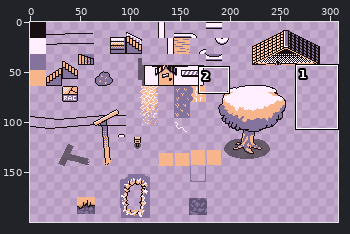
Pixel-art file -- art/world_art.aseprite. Above: a wide view before the commit, with the close-up outlined.
Close-up. Before:
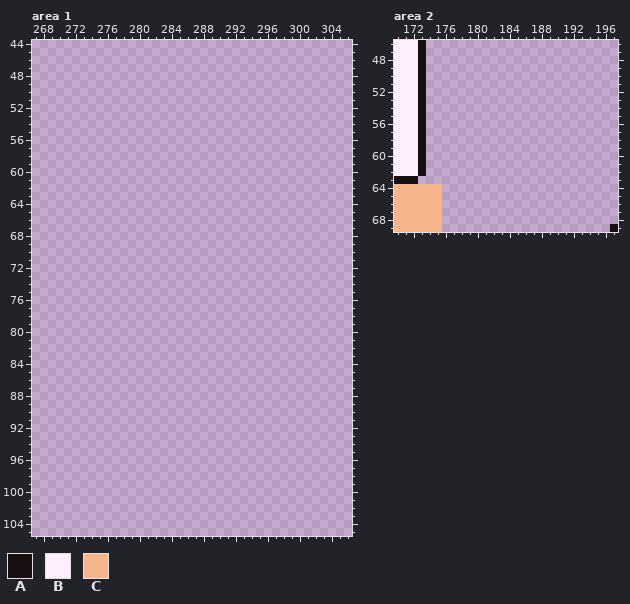
320x208 pixels, 1 frame. Colours within 5 levels of each other are drawn and written as one. Shown: area 1: x 267..306, y 44..105; area 2: x 170..197, y 46..69. The wide view leaves out empty margins. The commit also changed other parts of the picture, which this record leaves out.
Visible layers, top first: "Power pole", "Tree top", "Paths", "Water Overlay", "Flattened", "Shadows" opacity 52%.
Palette (. is transparent): A #181010  B #ffefff  C #f7b58c
Pixels before, area 1 (only the part around the change), first column x 267:
 44 ........................................
 45 ........................................
 46 ........................................
 47 ........................................
 48 ........................................
 49 ........................................
 50 ........................................
 51 ........................................
 52 ........................................
 53 ........................................
 54 ........................................
 55 ........................................
 56 ........................................
 57 ........................................
 58 ........................................
 59 ........................................
 60 ........................................
 61 ........................................
 62 ........................................
 63 ........................................
 64 ........................................
 65 ........................................
 66 ........................................
 67 ........................................
 68 ........................................
 69 ........................................
 70 ........................................
 71 ........................................
 72 ........................................
 73 ........................................
 74 ........................................
 75 ........................................
 76 ........................................
 77 ........................................
 78 ........................................
 79 ........................................
 80 ........................................
 81 ........................................
 82 ........................................
 83 ........................................
 84 ........................................
 85 ........................................
 86 ........................................
 87 ........................................
 88 ........................................
 89 ........................................
 90 ........................................
 91 ........................................
 92 ........................................
 93 ........................................
 94 ........................................
 95 ........................................
 96 ........................................
 97 ........................................
 98 ........................................
 99 ........................................
100 ........................................
101 ........................................
102 ........................................
103 ........................................
104 ........................................
Pixels before, area 2, first column x 170:
46 BBBA........................
47 BBBA........................
48 BBBA........................
49 BBBA........................
50 BBBA........................
51 BBBA........................
52 BBBA........................
53 BBBA........................
54 BBBA........................
55 BBBA........................
56 BBBA........................
57 BBBA........................
58 BBBA........................
59 BBBA........................
60 BBBA........................
61 BBBA........................
62 BBBA........................
63 AAA.........................
64 CCCCCC......................
65 CCCCCC......................
66 CCCCCC......................
67 CCCCCC......................
68 CCCCCC......................
69 CCCCCC.....................A
The same view after the edit:
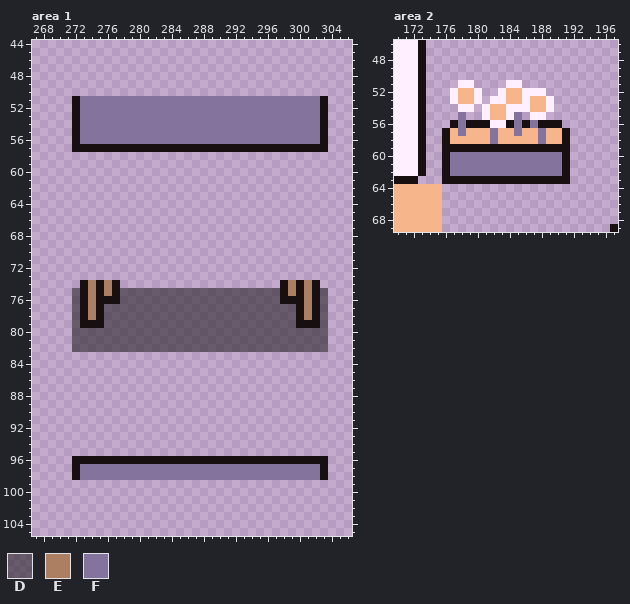
Colours new in this view: D #14141485  E #ad7f62  F #84739c
Difference:
Area 1, layers "Flattened", "Shadows":
y 51..56: x 272..303 ................................ -> AFFFFFFFFFFFFFFFFFFFFFFFFFFFFFFA
y 57: x 272..303 ................................ -> AAAAAAAAAAAAAAAAAAAAAAAAAAAAAAAA
y 74: x 273..277 ..... -> AEAEA; x 298..302 ..... -> AEAEA
y 75: x 272..303 ................................ -> DAEAEADDDDDDDDDDDDDDDDDDDDAEAEAD
y 76: x 272..303 ................................ -> DAEAAADDDDDDDDDDDDDDDDDDDDAAAEAD
y 77..78: x 272..303 ................................ -> DAEADDDDDDDDDDDDDDDDDDDDDDDDAEAD
y 79: x 272..303 ................................ -> DAAADDDDDDDDDDDDDDDDDDDDDDDDAAAD
y 80..82: x 272..303 ................................ -> DDDDDDDDDDDDDDDDDDDDDDDDDDDDDDDD
y 96: x 272..303 ................................ -> AAAAAAAAAAAAAAAAAAAAAAAAAAAAAAAA
y 97..98: x 272..303 ................................ -> AFFFFFFFFFFFFFFFFFFFFFFFFFFFFFFA
Area 2, layer "Flattened":
y 51: x 178..179 .. -> BB; x 184..185 .. -> BB
y 52: x 177..180 .... -> BCCB; x 183..188 ...... -> BCCBBB
y 53: x 177..180 .... -> BCCB; x 182..189 ........ -> BBCCBCCB
y 54: x 178..179 .. -> BB; x 181..189 ......... -> BCCBBBCCB
y 55: x 178 . -> F; x 181..185 ..... -> BCCBF; x 187..188 .. -> BB
y 56: x 177..190 .............. -> AFAAABBAFAFAAA
y 57: x 176..191 ................ -> ACFCCCFCCFCCFCCA
y 58: x 176..191 ................ -> ACCCCCFCCCCCFCCA
y 59: x 176..191 ................ -> AAAAAAAAAAAAAAAA
y 60..62: x 176..191 ................ -> AFFFFFFFFFFFFFFA
y 63: x 176..191 ................ -> AAAAAAAAAAAAAAAA
